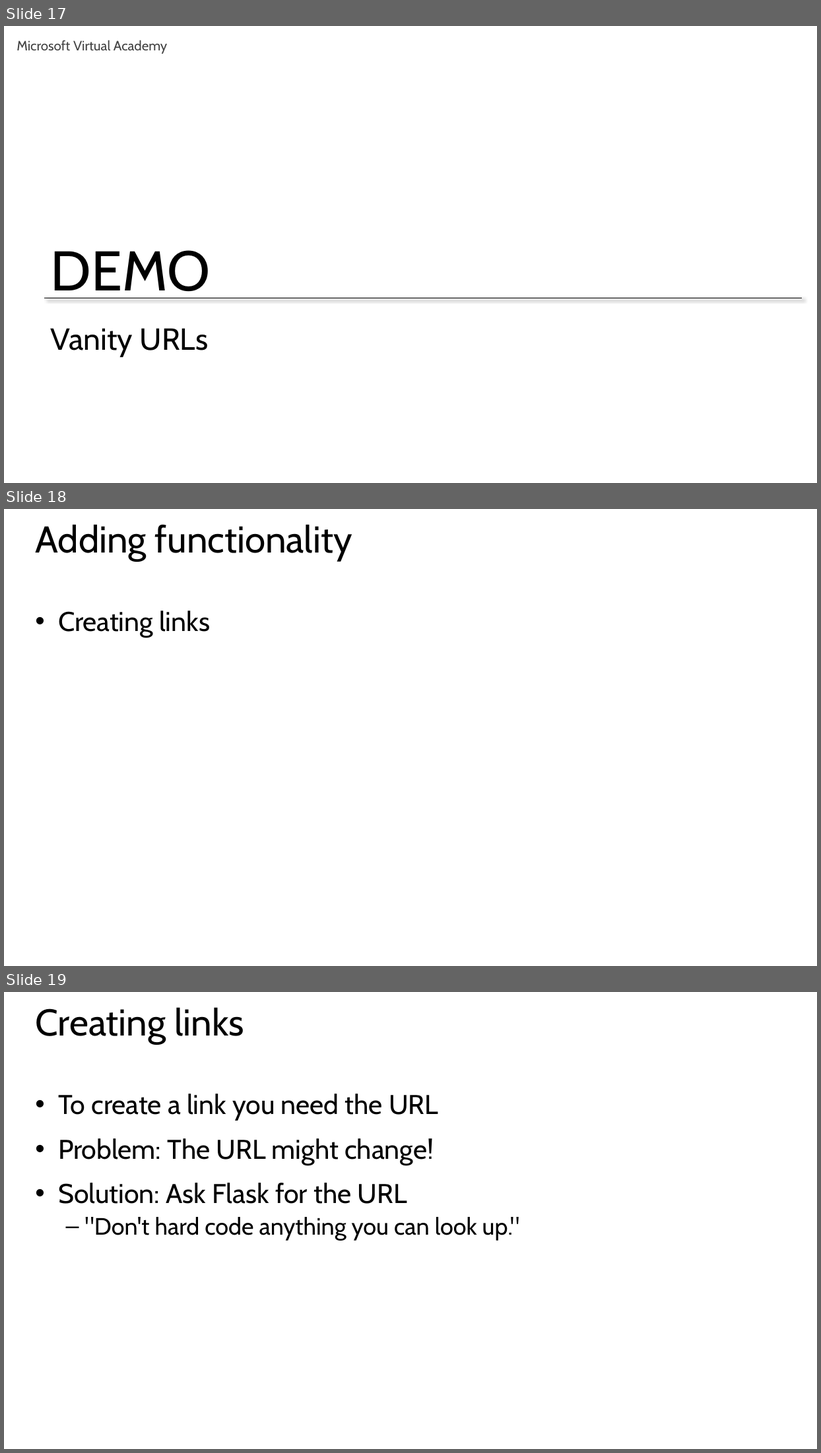
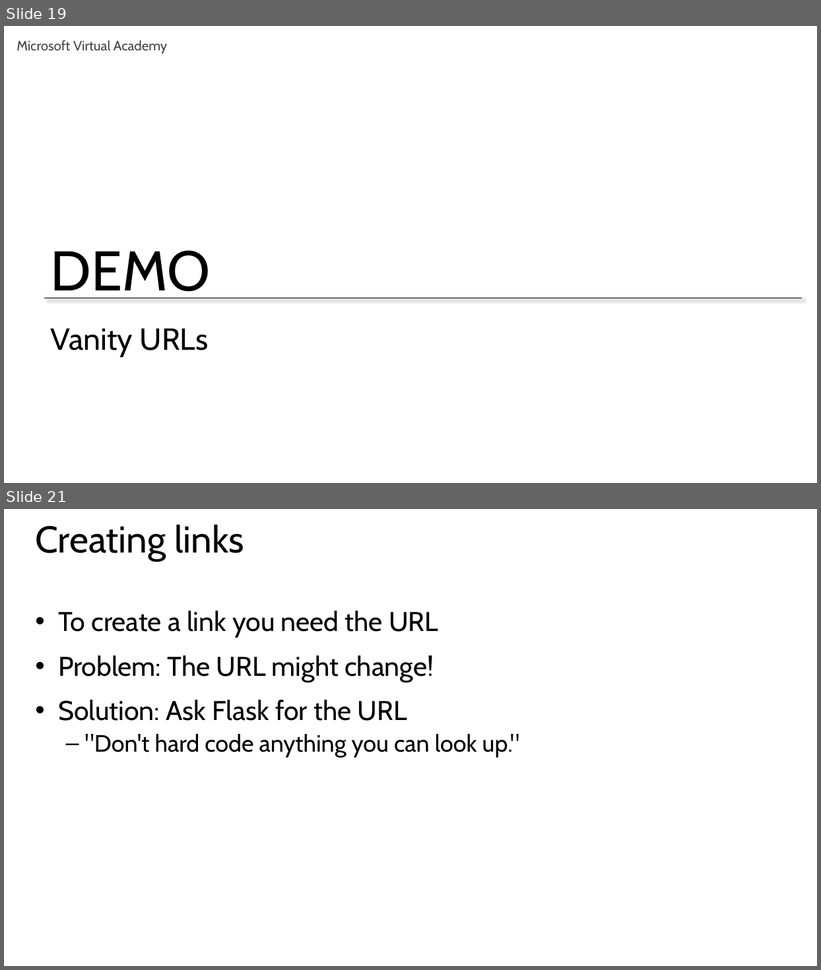
Before and after one commit to GeekTrainer/Flask, a slide deck: Slides/Module 2 - Creating web pages in Flask.pptx. Shown one above the other, each under a label of ours: slides 17, 18 and 19 before the commit, slides 19 and 21 after it; the slides between them are not shown. The pictures are 821x1453 and 821x970 pixels, drawn with LibreOffice and Linux fonts; fonts in the diff are those of the drawing. Boxes give left, top, right and bottom in pixels: in the first picture for what was removed or moved away, otherwise in the second. Text is boxed around its words. In the diff, an @@ line names an element or a change of style, - is before the commit and + after.

```diff
--- a/Slides/Module 2 - Creating web pages in Flask.pptx
+++ b/Slides/Module 2 - Creating web pages in Flask.pptx
@@ slide 18 removed at [4, 509, 817, 966], background #FFFFFF @@
@@ title removed at [36, 524, 352, 561] @@
-Adding functionality
@@ text removed at [58, 611, 210, 638] @@
-• Creating links
@@ what was slide 17 is now slide 19 @@
@@ what was slide 19 is now slide 21 @@
```
Also in this commit, not shown: 1 slide changed, 3 slides added, 1 other file.
